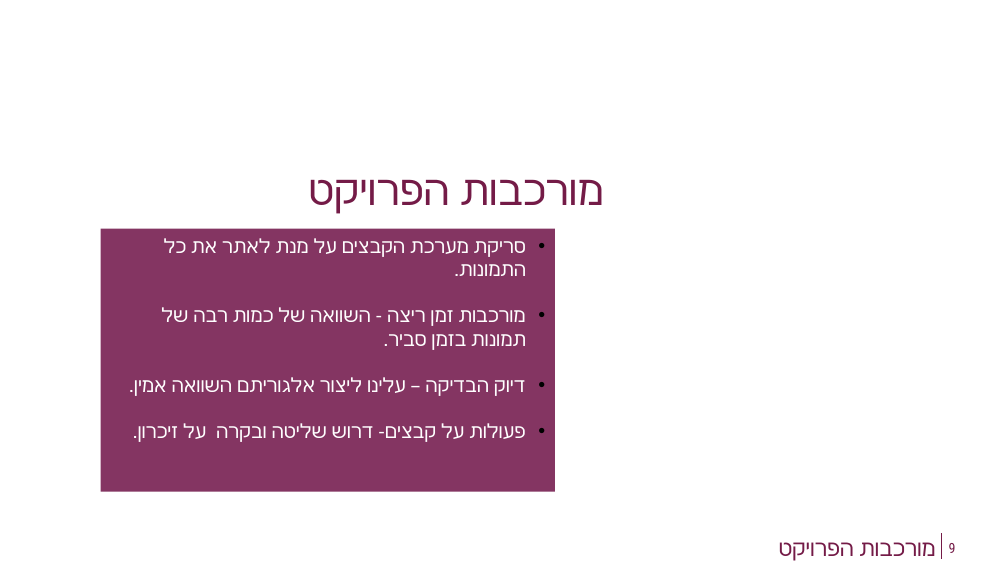
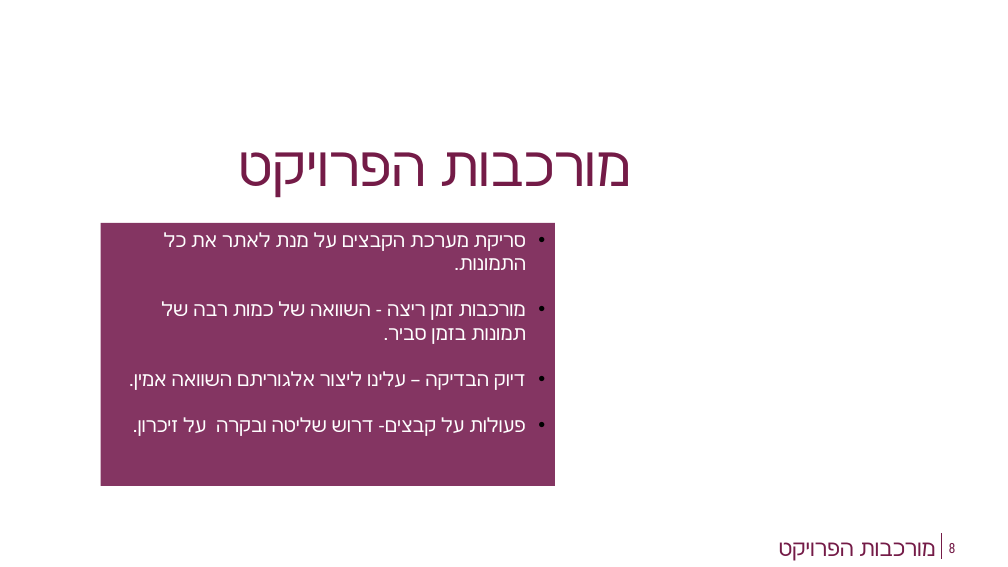
Before and after one commit to Effi-S/Image-Organizer, a slide deck: slide 8 of מצגת עדכנית.pptx (slide 9 before the commit). Drawn at 1008x567 pixels with LibreOffice and Linux fonts; fonts in the diff are those of the drawing; background and template pictures are left out. Boxes give left, top, right and bottom in pixels: in the first picture for what was removed or moved away, otherwise in the second. Text is boxed around its words. In the diff, an @@ line names an element or a change of style, - is before the commit and + after.

```diff
--- a/מצגת עדכנית.pptx
+++ b/מצגת עדכנית.pptx
@@ title "מורכבות הפרויקט": place and size @@
-title "מורכבות הפרויקט" at <box>460,179,854,561</box>
+title "מורכבות הפרויקט" at <box>440,152,854,561</box>
@@ title "מורכבות הפרויקט" at <box>440,152,854,561</box>: size 30 to 40 pt @@
@@ rectangle "סריקת מערכת הקבצים על מנת ...": place and size @@
-rectangle "סריקת מערכת הקבצים על מנת ..." at <box>101,229,555,492</box>
+rectangle "סריקת מערכת הקבצים על מנת ..." at <box>101,223,555,486</box>
@@ page number at <box>949,543,956,553</box>: text changed @@
-9
+8
```
Also in this commit, not shown: 8 other slides changed, 1 slide removed.
